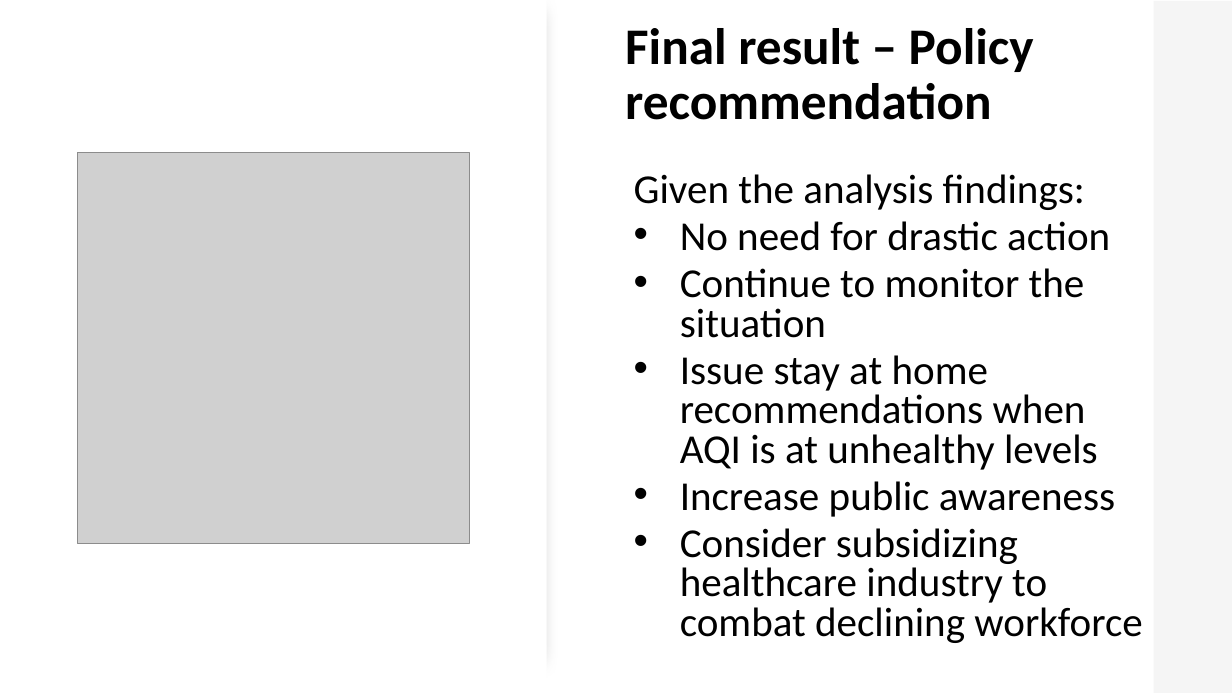
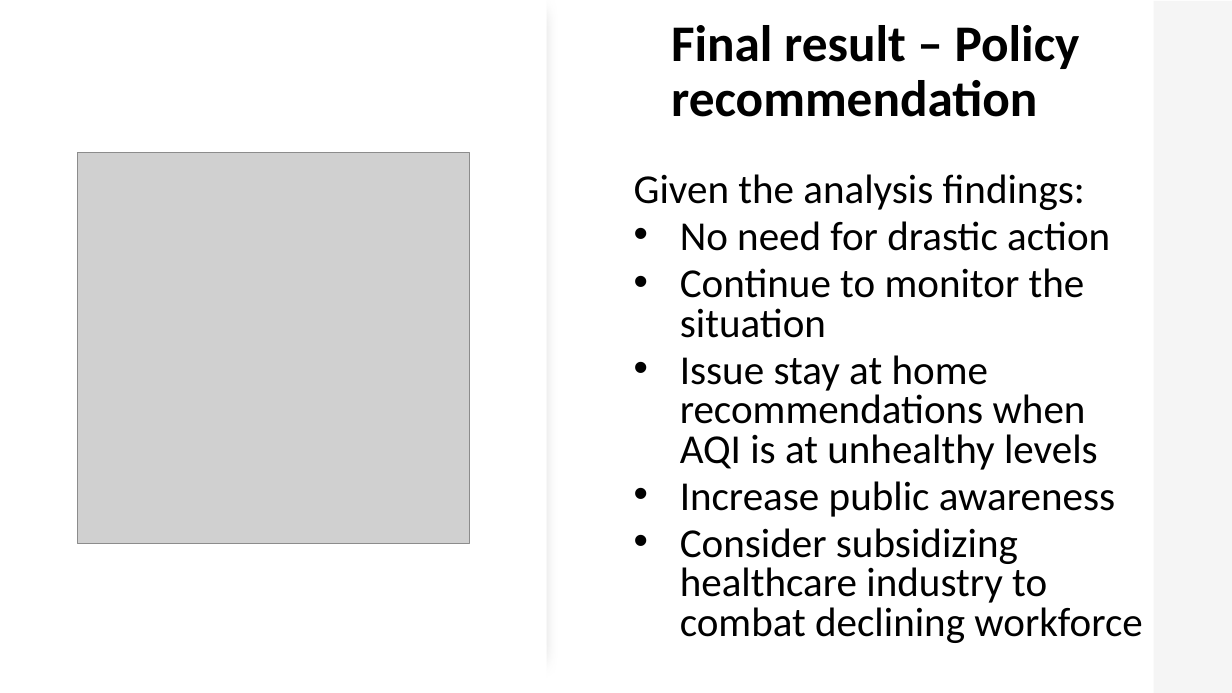
Before and after one commit to ZachBowyer/data-512-common_analysis, a slide deck: slide 4 of Reports/Presentation.pptx. Drawn at 1232x693 pixels with LibreOffice and Linux fonts; fonts in the diff are those of the drawing; grey boxes stand for pictures. Boxes give left, top, right and bottom in pixels: in the first picture for what was removed or moved away, otherwise in the second. Text is boxed around its words. In the diff, an @@ line names an element or a change of style, - is before the commit and + after.

```diff
--- a/Reports/Presentation.pptx
+++ b/Reports/Presentation.pptx
@@ text "Final result – Policy recommendation": place and size @@
-text "Final result – Policy recommendation" at (625,28,1034,120)
+text "Final result – Policy recommendation" at (671,25,1080,117)
```
Also in this commit, not shown: 8 other slides changed, 1 other file.
